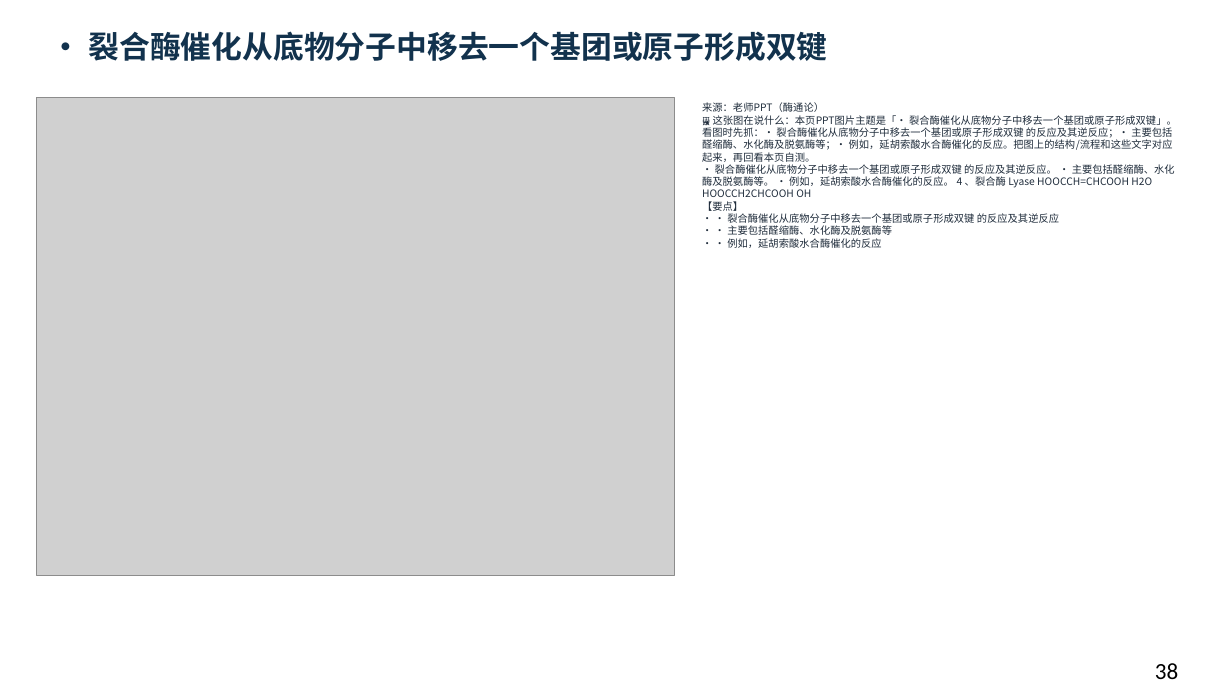
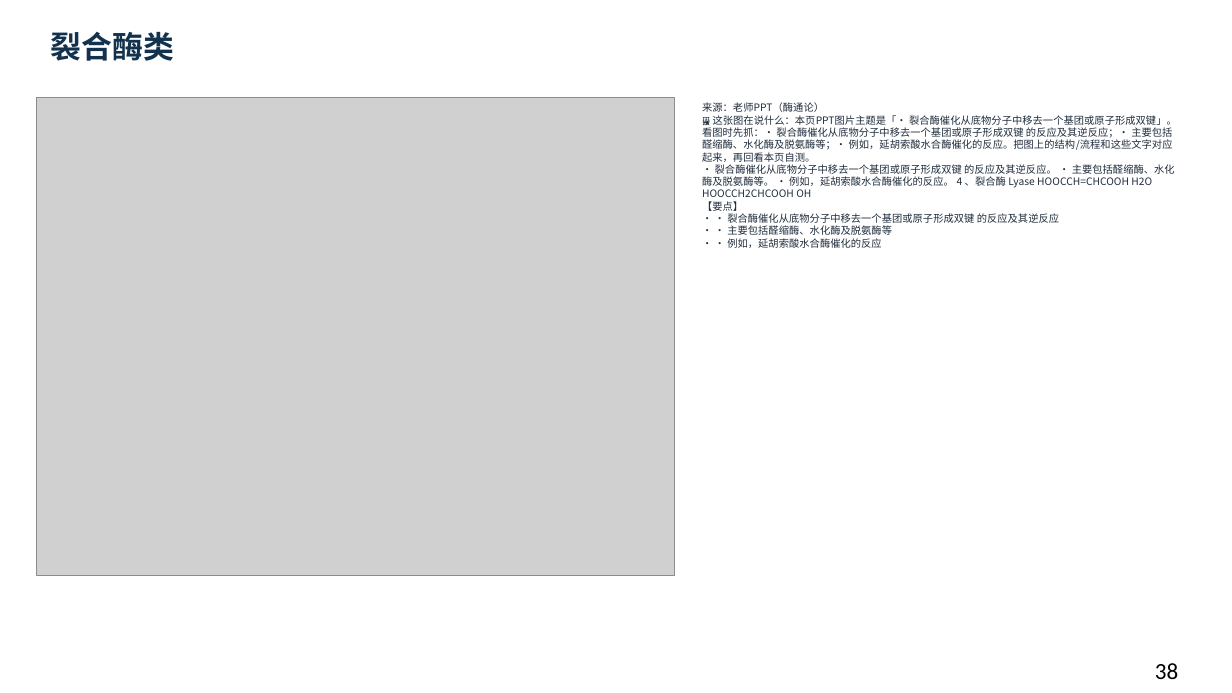
Before and after one commit to newkan-li/Biochemistry, a slide deck: slide 38 of downloads/bc06-ai-style.pptx. Drawn at 1232x693 pixels with LibreOffice and Linux fonts; fonts in the diff are those of the drawing; grey boxes stand for pictures. Boxes give left, top, right and bottom in pixels: in the first picture for what was removed or moved away, otherwise in the second. Text is boxed around its words. In the diff, an @@ line names an element or a change of style, - is before the commit and + after.

```diff
--- a/downloads/bc06-ai-style.pptx
+++ b/downloads/bc06-ai-style.pptx
@@ text at bbox=[51, 32, 174, 61]: text changed @@
-• 裂合酶催化从底物分子中移去一个基团或原子形成双键
+裂合酶类
```
Also in this commit, not shown: 11 other slides changed, 6 slides added, 6 other files.
